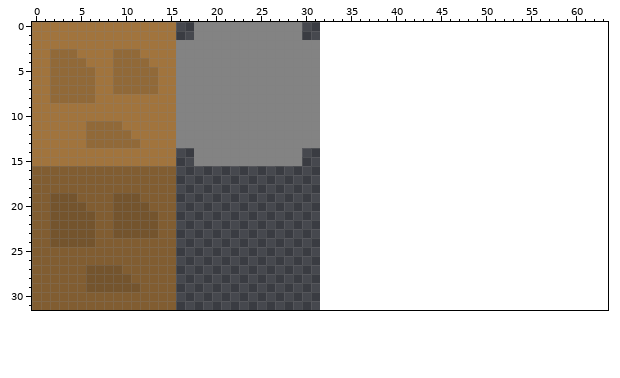
File history of a pixel-art sprite, core/assets/atlas.png. The first picture shows the starting point.
The file is 32x32 pixels. The old version is drawn lined up with the new one, on the new canvas.
After:
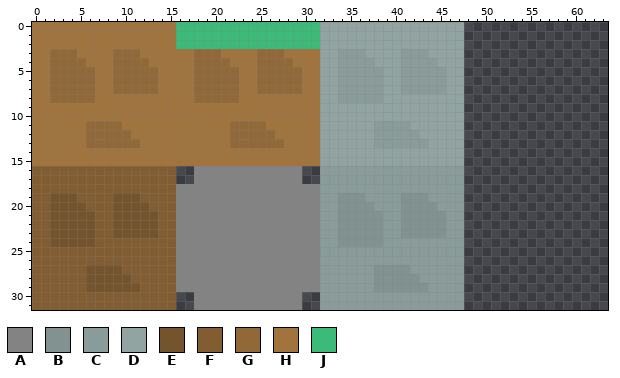
Palette (. is transparent): A #838383  B #819290  C #8a9c9a  D #92a4a2  E #74542d  F #815d31  G #916938  H #a1743d  J #3bba78
Difference:
canvas 32x32 -> 64x32
y 0..1: x 16..47 ..AAAAAAAAAAAA.................. -> JJJJJJJJJJJJJJJJDDDDDDDDDDDDDDDD
y 2: x 16..47 AAAAAAAAAAAAAAAA................ -> JJJJJJJJJJJJJJJJDDDDDDDDDDDDDDDD
y 3: x 16..47 AAAAAAAAAAAAAAAA................ -> HHGGGHHHHGGGHHHHDDCCCDDDDCCCDDDD
y 4: x 16..47 AAAAAAAAAAAAAAAA................ -> HHGGGGHHHGGGGHHHDDCCCCDDDCCCCDDD
y 5..7: x 16..47 AAAAAAAAAAAAAAAA................ -> HHGGGGGHHGGGGGHHDDCCCCCDDCCCCCDD
y 8: x 16..47 AAAAAAAAAAAAAAAA................ -> HHGGGGGHHHHHHHHHDDCCCCCDDDDDDDDD
y 9..10: x 16..47 AAAAAAAAAAAAAAAA................ -> HHHHHHHHHHHHHHHHDDDDDDDDDDDDDDDD
y 11: x 16..47 AAAAAAAAAAAAAAAA................ -> HHHHHHGGGGHHHHHHDDDDDDCCCCDDDDDD
y 12: x 16..47 AAAAAAAAAAAAAAAA................ -> HHHHHHGGGGGHHHHHDDDDDDCCCCCDDDDD
y 13: x 16..47 AAAAAAAAAAAAAAAA................ -> HHHHHHGGGGGGHHHHDDDDDDCCCCCCDDDD
y 14..15: x 16..47 ..AAAAAAAAAAAA.................. -> HHHHHHHHHHHHHHHHDDDDDDDDDDDDDDDD
y 16..17: x 18..29 ............ -> AAAAAAAAAAAA; x 32..47 ................ -> CCCCCCCCCCCCCCCC
y 18: x 16..47 ................................ -> AAAAAAAAAAAAAAAACCCCCCCCCCCCCCCC
y 19: x 16..47 ................................ -> AAAAAAAAAAAAAAAACCBBBCCCCBBBCCCC
y 20: x 16..47 ................................ -> AAAAAAAAAAAAAAAACCBBBBCCCBBBBCCC
y 21..23: x 16..47 ................................ -> AAAAAAAAAAAAAAAACCBBBBBCCBBBBBCC
y 24: x 16..47 ................................ -> AAAAAAAAAAAAAAAACCBBBBBCCCCCCCCC
y 25..26: x 16..47 ................................ -> AAAAAAAAAAAAAAAACCCCCCCCCCCCCCCC
y 27: x 16..47 ................................ -> AAAAAAAAAAAAAAAACCCCCCBBBBCCCCCC
y 28: x 16..47 ................................ -> AAAAAAAAAAAAAAAACCCCCCBBBBBCCCCC
y 29: x 16..47 ................................ -> AAAAAAAAAAAAAAAACCCCCCBBBBBBCCCC
y 30..31: x 18..29 ............ -> AAAAAAAAAAAA; x 32..47 ................ -> CCCCCCCCCCCCCCCC
Pixel boxes of the changes (left, top, right, bottom) in both pictures:
changed: (176, 22, 464, 310)
